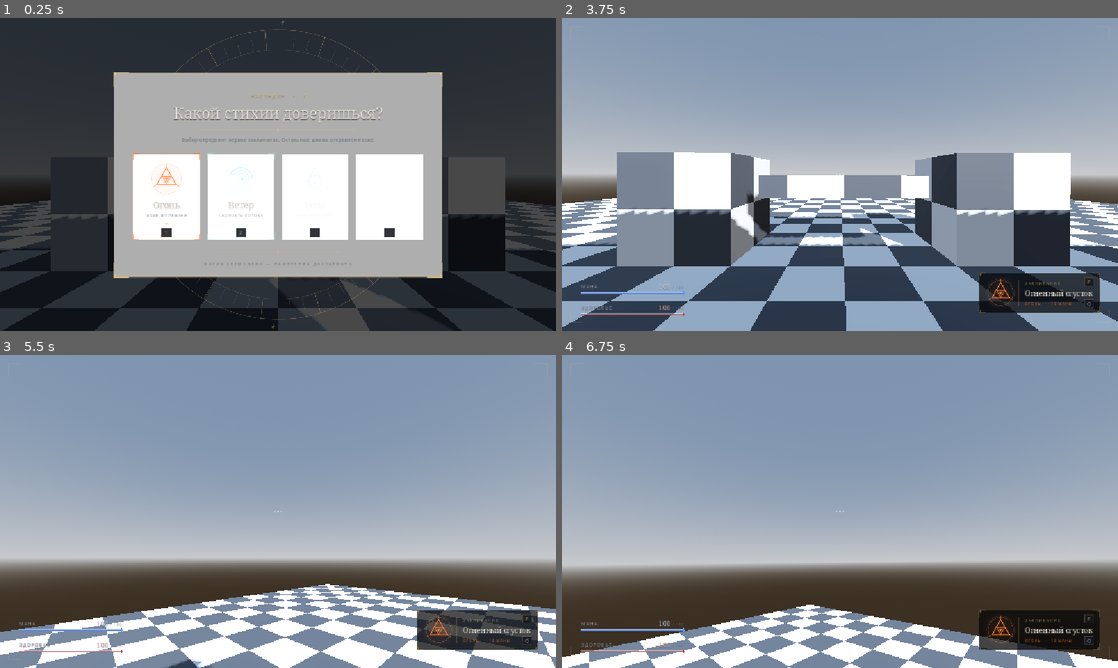
Above: before the commit, frames 1-4 (two rows, left to right).
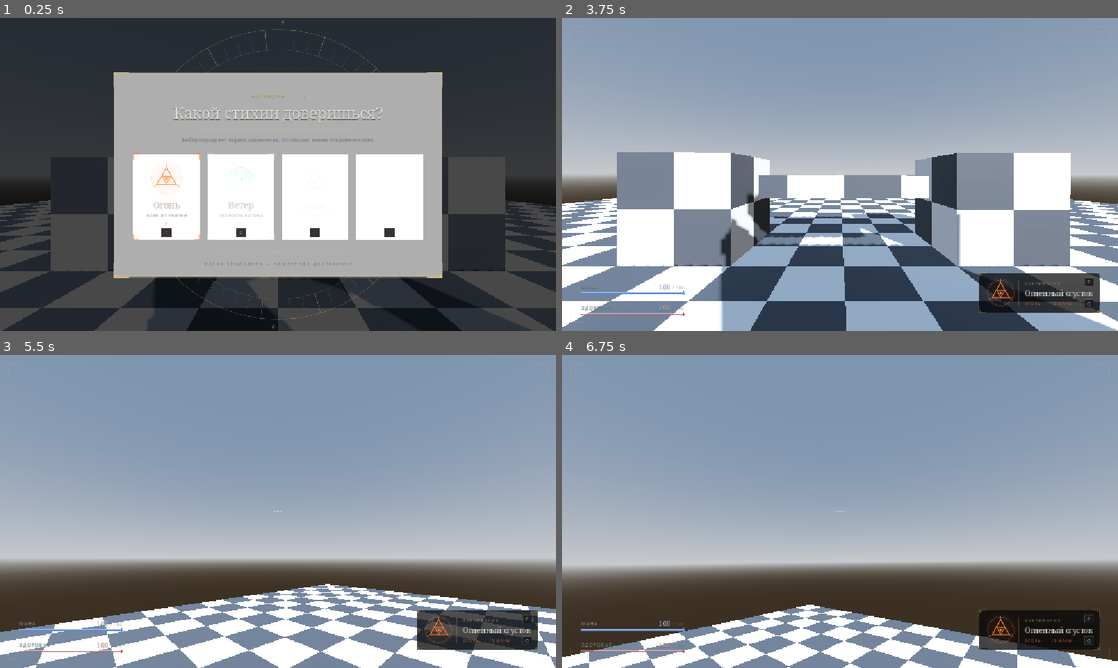
Above: after the commit, the same moments.

Repository: Tunwell1/test-game
Game: Godot game, scene res://main.tscn
Same seed, same stepped clock (60 frames per second), same inputs: the game is played once before the commit and once after it.
Inputs (mouse positions are in pixels of both pictures, inside the frame that each line leads up to):
- Up to frame 1 (0.25 s): no input
- Up to frame 2 (3.75 s): tap Enter at 0.5 s; move the mouse to (962, 158) at 0.52 s; hold D (move_right) 0.53-1.28 s; tap F (cast_spell) at 0.6 s; click (962, 158) at 0.67 s; tap Space (jump) at 0.77, 1.52, 3.02, 3.5 s; move the mouse to (728, 190) at 1.27 s; hold S (move_back) 1.28-2.03 s; tap Ctrl (crouch) at 1.35 s; move the mouse to (895, 105) at 2.02 s; hold D (move_right) 2.03-2.78 s; tap E (interact) at 2.1 s; move the mouse to (812, 237) at 2.77 s; hold W (move_forward) 2.78-3.53 s; tap Q (next_spell) at 2.85 s; click (812, 237) at 2.92 s; move the mouse to (1006, 221) at 3.52 s; hold A (move_left) from 3.53 s (still down); tap 1 (pick_school_1) at 3.6 s
- Up to frame 3 (5.5 s): tap Space (jump) at 3.77, 4.52 s; move the mouse to (233, 508) at 4.27 s; release A (move_left) at 4.28 s; hold W (move_forward) from 4.28 s (still down); tap 2 (pick_school_2) at 4.35 s; move the mouse to (283, 511) at 5.02 s; tap 3 (pick_school_3) at 5.1 s; click (283, 511) at 5.17 s
- Up to frame 4 (6.75 s): move the mouse to (817, 505) at 5.77 s; release W (move_forward) at 5.78 s; hold D (move_right) 5.78-6.53 s; tap 4 (pick_school_4) at 5.85 s; tap Space (jump) at 6.02 s; move the mouse to (867, 511) at 6.52 s; hold W (move_forward) from 6.53 s (still down); hold Shift (sprint) from 6.53 s (still down)

The runs differ from the first frame. In frame 1, 9.4% of the frame differs, in the area x 0-100%, y 63-100%; in frame 2, 16%, in the area x 0-100%, y 61-100%; in frame 3, 0.1%; in frame 4, nothing differs.

Commit message:
updated models

Diff:
--- a/main.tscn
+++ b/main.tscn
@@ -4,10 +4,7 @@
 [ext_resource type="PackedScene" uid="uid://bhi4jx35v07ov" path="res://player.tscn" id="2_player"]
 [ext_resource type="Script" uid="uid://cwgtp0lhnuofk" path="res://Interactable.gd" id="3_interact"]
 [ext_resource type="Script" uid="uid://cnjr2p75ao1pj" path="res://enemy_health_overlay.gd" id="5_overlay"]
-[ext_resource type="PackedScene" path="res://Models/Wall_with_collision.tscn" id="6_7mycd"]
-[ext_resource type="PackedScene" path="res://Models/Wall_and_two_windows_with_collision.tscn" id="7_two_windows"]
 [ext_resource type="PackedScene" path="res://Models/Wall_door_with_collision.tscn" id="8_door"]
-[ext_resource type="PackedScene" path="res://Models/Wall_and_window_with_collision.tscn" id="9_window"]
 
 [sub_resource type="ProceduralSkyMaterial" id="ProceduralSkyMaterial_1"]
 sky_horizon_color = Color(0.64625, 0.65575, 0.67075, 1)
@@ -132,14 +129,5 @@
 [node name="EnemyHealthOverlay" type="CanvasLayer" parent="." unique_id=1864914020]
 script = ExtResource("5_overlay")
 
-[node name="Wall" parent="." unique_id=929803202 instance=ExtResource("6_7mycd")]
-transform = Transform3D(0.6, 0, 0, 0, 0.6, 0, 0, 0, 0.6, -7.3888865, 0, 1.6779308)
-
-[node name="WallAndTwoWindows" parent="." instance=ExtResource("7_two_windows")]
-transform = Transform3D(0.6, 0, 0, 0, 0.6, 0, 0, 0, 0.6, -3.305, 0, 1.6779308)
-
-[node name="WallDoor" parent="." instance=ExtResource("8_door")]
-transform = Transform3D(0.6, 0, 0, 0, 0.6, 0, 0, 0, 0.6, 0.778, 0, 1.6779308)
-
-[node name="WallAndWindow" parent="." instance=ExtResource("9_window")]
-transform = Transform3D(0.6, 0, 0, 0, 0.6, 0, 0, 0, 0.6, 4.862, 0, 1.6779308)
+[node name="WallDoor" parent="." unique_id=2097753319 instance=ExtResource("8_door")]
+transform = Transform3D(0.6, 0, 0, 0, 0.6, 0, 0, 0, 0.6, 0.53, 0, 1.678)
Binary file changed: Models/Wall.glb
Binary file changed: Models/Wall_and_two_windows.glb
Binary file changed: Models/Wall_and_widnow.glb
Binary file changed: Models/Wall_door.glb
